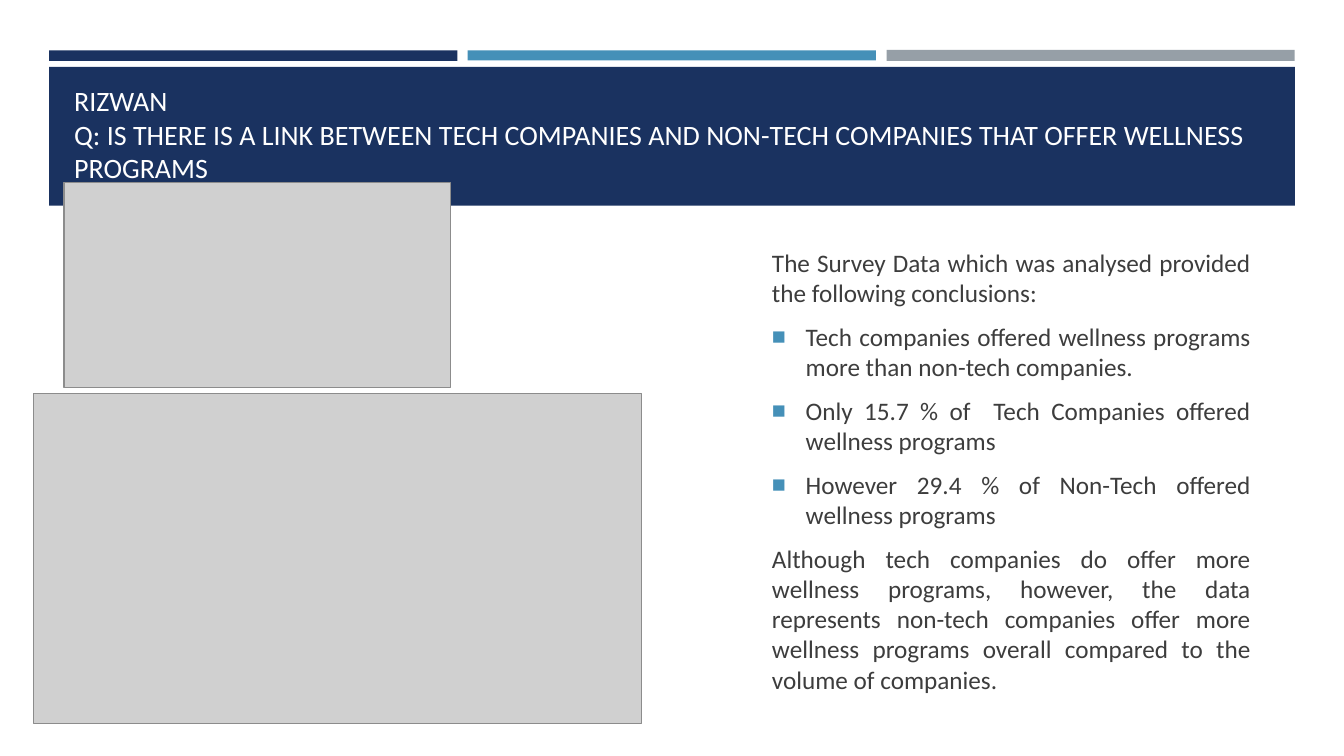
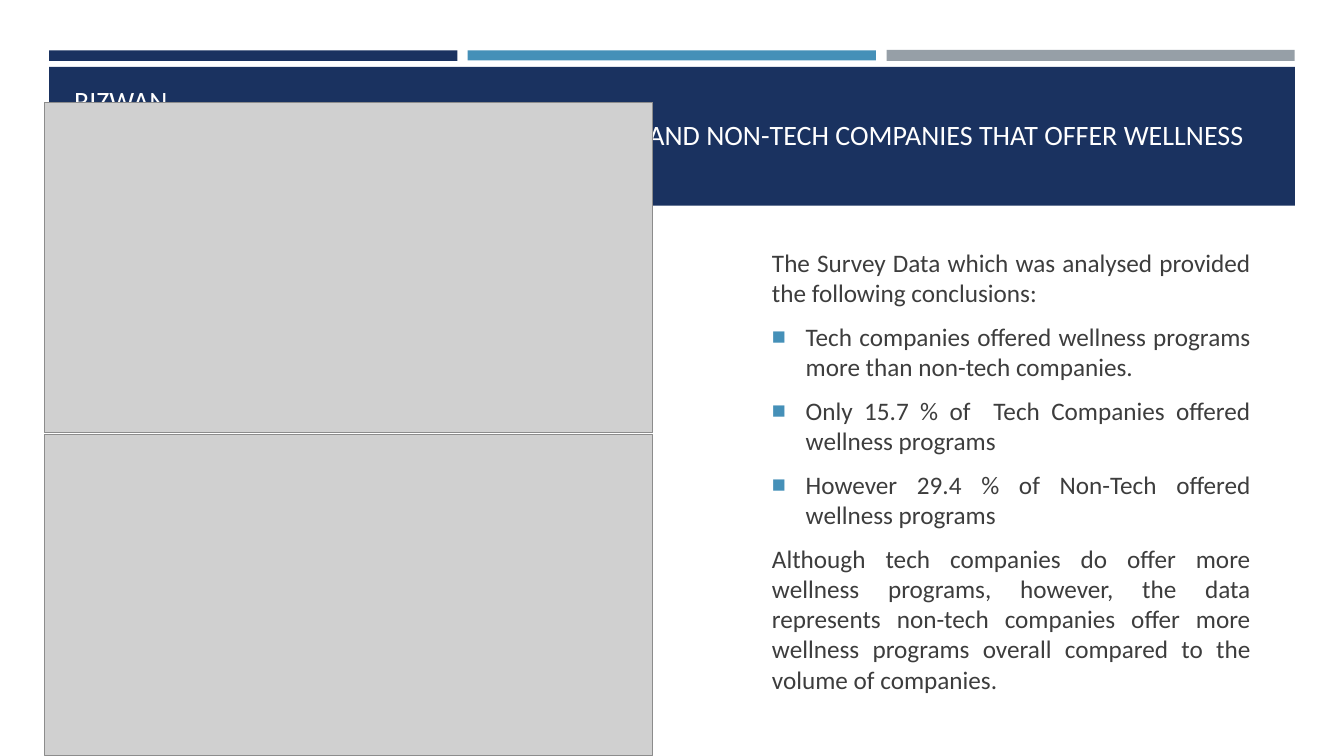
Before and after one commit to MohammedRizwan-1/Project-A-, a slide deck: slide 1 of Rizwan-Questions and Answers for PPT.pptx. Drawn at 1344x756 pixels with LibreOffice and Linux fonts; fonts in the diff are those of the drawing; grey boxes stand for pictures. Boxes give left, top, right and bottom in pixels: in the first picture for what was removed or moved away, otherwise in the second. Text is boxed around its words. In the diff, an @@ line names an element or a change of style, - is before the commit and + after.

```diff
--- a/Rizwan-Questions and Answers for PPT.pptx
+++ b/Rizwan-Questions and Answers for PPT.pptx
@@ picture: place and size @@
-picture at <box>34,393,642,723</box>
+picture at <box>44,103,652,433</box>
@@ picture: place and size @@
-picture at <box>65,182,451,387</box>
+picture at <box>44,435,652,756</box>
```
Also in this commit, not shown: 1 other slide changed, 1 other file.
